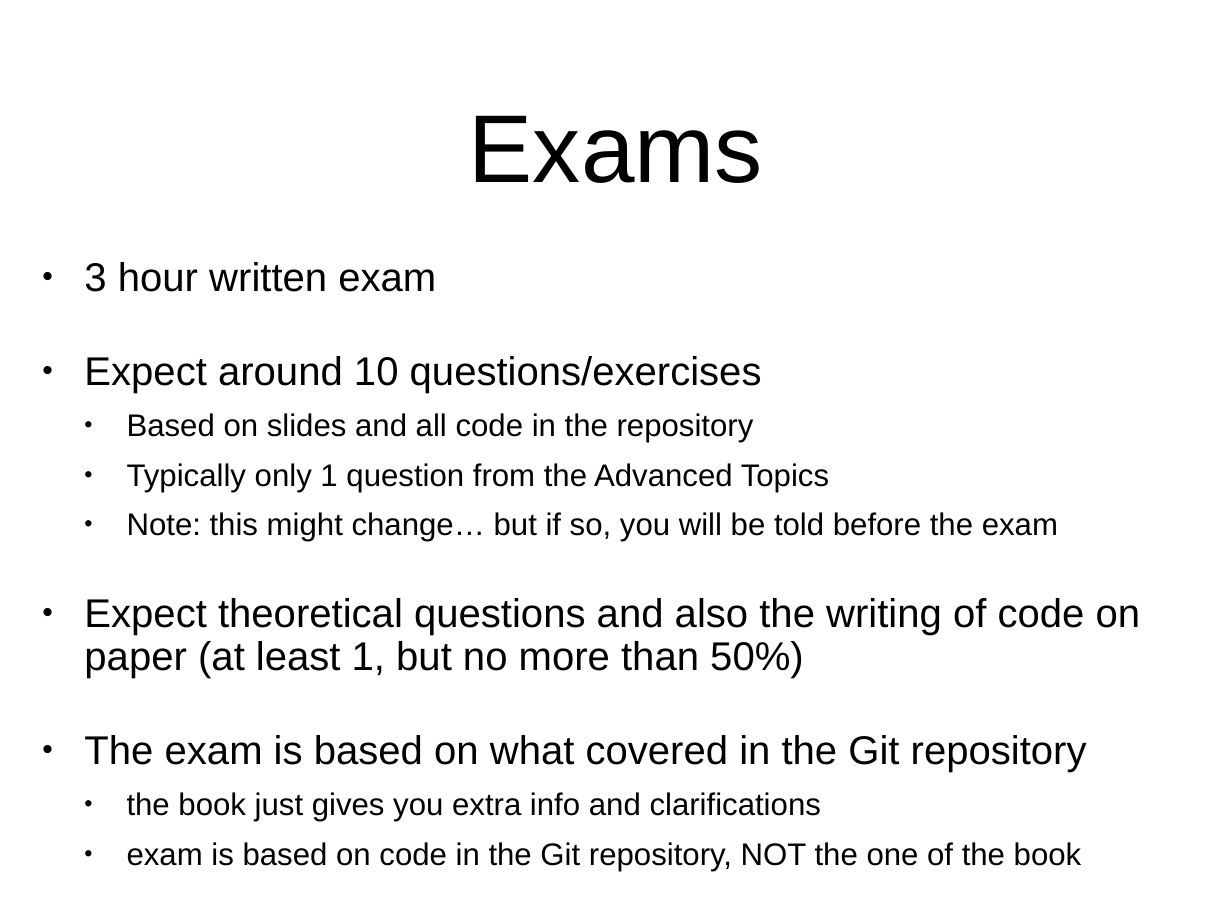
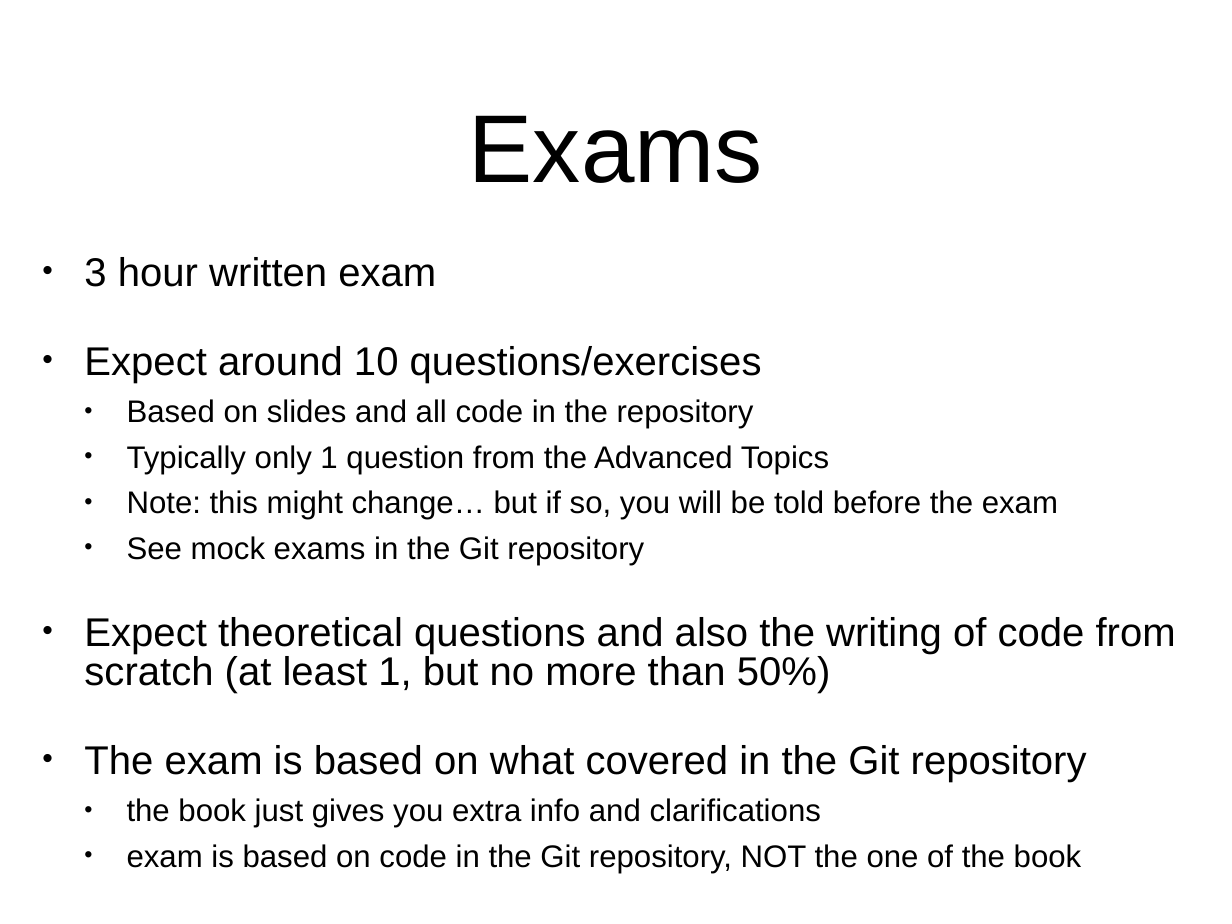
Before and after one commit to arcuri82/algorithms, a slide deck: slide 22 of docs/slides/01/01_intro.pptx. Drawn at 1232x924 pixels with LibreOffice and Linux fonts; fonts in the diff are those of the drawing. Boxes give left, top, right and bottom in pixels: in the first picture for what was removed or moved away, otherwise in the second. Text is boxed around its words. In the diff, an @@ line names an element or a change of style, - is before the commit and + after.

```diff
--- a/docs/slides/01/01_intro.pptx
+++ b/docs/slides/01/01_intro.pptx
@@ text at bbox=[84, 257, 1087, 873]: line spacing 0.9 to 0.8 @@
@@ text at bbox=[84, 536, 1176, 693]: text changed @@
-• Expect theoretical questions and also the writing of code on paper (at least 1, but no more than 50%)
+  • See mock exams in the Git repository
+• Expect theoretical questions and also the writing of code from scratch (at least 1, but no more than 50%)
```
Also in this commit, not shown: 1 other slide changed, 1 other file.
